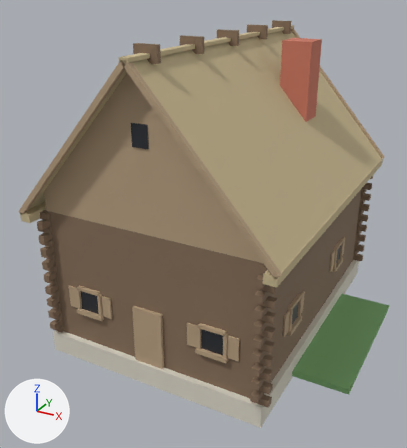
Renders of the glTF model public/models/house_timber_log.glb from each side of a commit.
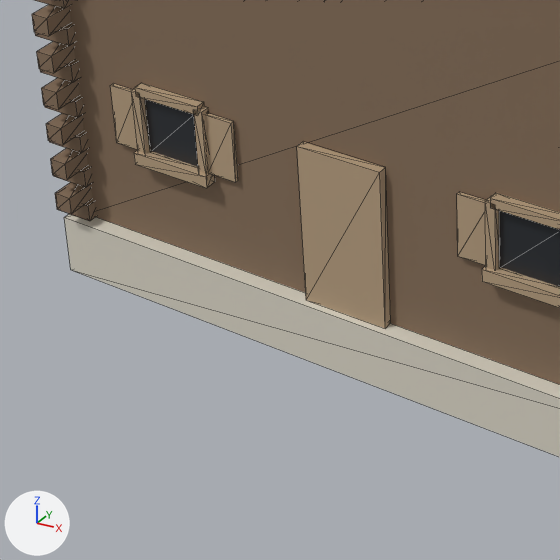
Each version is shown whole from a 50 mm camera at (9.17, -18.42, 12.85) aimed at (-0.17, -1.45, 4.36), then close up on the part from 8% to 55% of the width and 57% to 100% of the height. Arrows for +X, +Y and +Z are at lower left; the lights stay in place. The older version's two pictures come first. The close-ups show mesh edges as thin lines. Vertices at exactly the same position are counted once.

The older version as bpy lines, for what is in view:
```python
me_mesh_houselog = bpy.data.meshes.new('Mesh_HouseLog')
me_mesh_houselog.from_pydata(...)  # 1084 vertices, 1618 faces; spans x -5.2..6.2, y -6.1..6.1, z 0.0..11.15
# faces by material slot: [996, 450, 40, 12, 12, 12, 96]
me_mesh_houselog.materials.append(mat_timberlog)  # brown #866f59
me_mesh_houselog.materials.append(mat_timberplank)  # beige #b8a081
me_mesh_houselog.materials.append(mat_roofthatch)  # beige #c8b890
me_mesh_houselog.materials.append(mat_stonefieldstone)  # pale yellow #ddd7c8
me_mesh_houselog.materials.append(mat_brickgothic)  # orange #c87661
me_mesh_houselog.materials.append(mat_foliagegreen)  # green #81b376
me_mesh_houselog.materials.append(mat_glassdark)  # dark grey #292d32
ob_houselog = bpy.data.objects.new('HouseLog', me_mesh_houselog)
ob_houselog.location = (0.0, 0.0, 0.0)
```
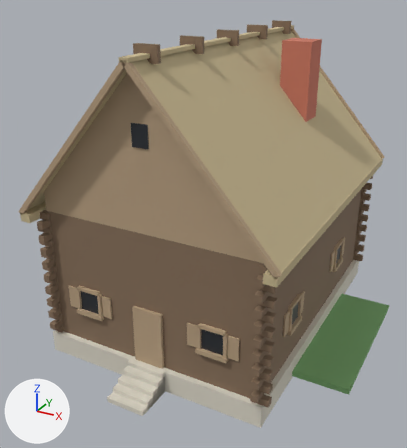
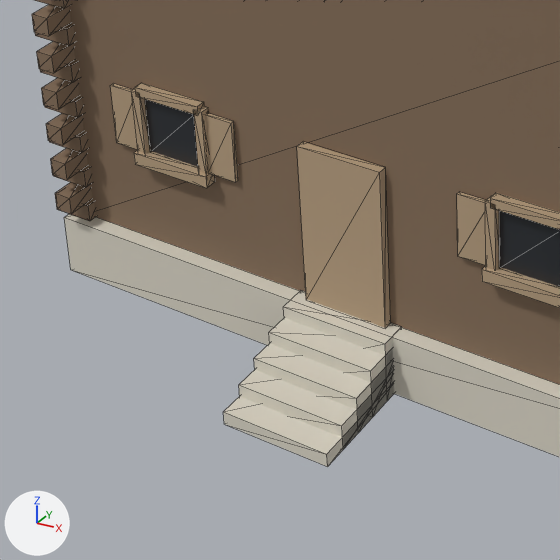
Diff of the bpy script that builds the scene:
```diff
--- a/public/models/house_timber_log.glb.py
+++ b/public/models/house_timber_log.glb.py
@@ me_mesh_houselog @@
 # used by ob_houselog; location = (0.0, 0.0, 0.0)
-me_mesh_houselog.from_pydata(...)  # 1084 vertices, 1618 faces; spans x -5.2..6.2, y -6.1..6.1, z 0.0..11.15
+me_mesh_houselog.from_pydata(...)  # 1116 vertices, 1678 faces; spans x -5.2..6.2, y -7.05..6.1, z 0.0..11.15
+# me_mesh_houselog part 1: a new loose piece of 32 vertices spanning x -0.7..0.7, y -7.05..-5.5, z 0.0..0.81, in mat_stonefieldstone (pale yellow #ddd7c8)
 me_mesh_houselog.materials.append(mat_timberlog)
```

Boxes (x1, y1, x2, y2) around the edits, measured in the close-ups (560 x 560 px):
'HouseLog', reshaped
    before: (32, 0, 560, 457)
    after: (32, 0, 560, 467)
part 1 of me_mesh_houselog, added (pale yellow)
    after: (223, 291, 402, 467)
